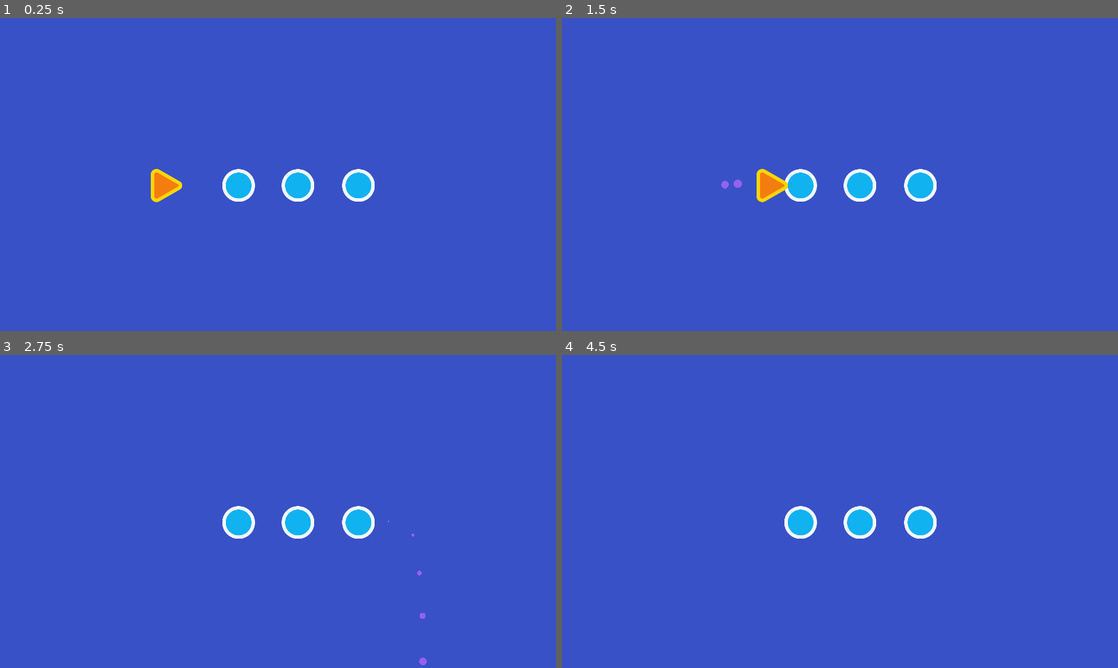
Above: before the commit, frames 1-4 (two rows, left to right).
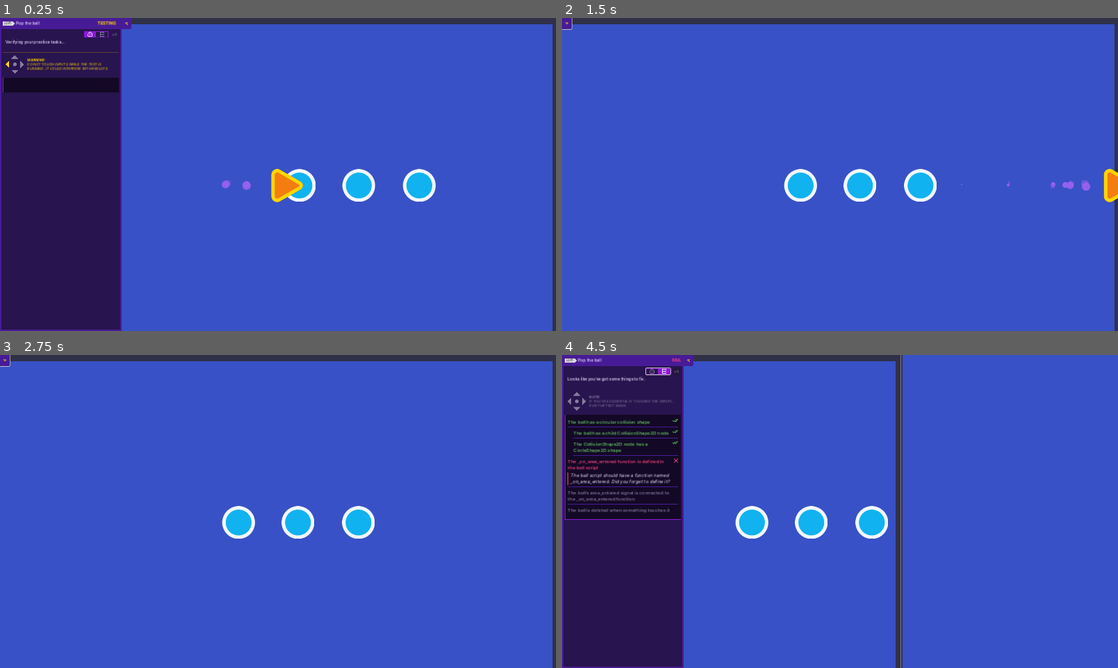
Above: after the commit, the same moments.

Repository: TiffyZeng46/2d-GameDev-Course
Game: Godot game, scene res://practices/L2.P1.pop_the_ball/pop_the_ball.tscn
Two runs of this game, one before a commit and one after it. Both use one fixed random seed, a clock stepped at 60 frames per second and the inputs below. This scene is started directly instead of the project's main scene.
Inputs (mouse positions are in pixels of both pictures, inside the frame that each line leads up to):
- Up to frame 1 (0.25 s): no input
- Up to frame 2 (1.5 s): click (689, 24) at 0.52 s; hold D (move_right) from 1.28 s (still down)
- Up to frame 3 (2.75 s): release D (move_right) at 2.03 s; hold S (move_down) from 2.03 s (still down)
- Up to frame 4 (4.5 s): release S (move_down) at 2.78 s; hold D (move_right) 2.78-3.53 s; tap Enter at 3.5 s; hold W (move_up) 3.53-4.25 s; click (656, 370) at 4.27 s

The runs differ from the first frame. In frame 1, 26% of the frame differs, in the area x 0-100%, y 0-100%; in frame 2, 3.5%; in frame 3, 2.8%; in frame 4, 26%.

Commit message:
L1 and L2 Practice Completed

Diff:
--- /dev/null
+++ b/05.loot_it_all_workbook/lessons/health_pack.gd
@@ -0,0 +1,8 @@
+extends Area2D
+
+
+func _ready() -> void:
+	area_entered.connect(_on_area_entered)
+
+func _on_area_entered(area_that_entered: Area2D) -> void:
+	queue_free()
--- /dev/null
+++ b/05.loot_it_all_workbook/lessons/health_pack.tscn
@@ -0,0 +1,18 @@
+[gd_scene load_steps=4 format=3 uid="uid://caitjnv0qfkvh"]
+
+[ext_resource type="Script" path="res://lessons/health_pack.gd" id="1_tblww"]
+[ext_resource type="Texture2D" uid="uid://dknpi2mq4dhpa" path="res://assets/health_icon.svg" id="2_6b5qh"]
+
+[sub_resource type="CircleShape2D" id="CircleShape2D_c4csl"]
+radius = 25.0799
+
+[node name="HealthPack" type="Area2D"]
+script = ExtResource("1_tblww")
+
+[node name="Sprite2D" type="Sprite2D" parent="."]
+texture = ExtResource("2_6b5qh")
+
+[node name="CollisionShape2D" type="CollisionShape2D" parent="."]
+shape = SubResource("CircleShape2D_c4csl")
+
+[connection signal="area_entered" from="." to="." method="_on_area_entered"]
--- a/05.loot_it_all_workbook/lessons/space_level.tscn
+++ b/05.loot_it_all_workbook/lessons/space_level.tscn
@@ -1,6 +1,6 @@
 [gd_scene load_steps=3 format=3 uid="uid://btkjymc78ap8d"]
 
-[ext_resource type="PackedScene" uid="uid://dmv50krf4bo5r" path="res://lessons_reference/01.your_first_collectible/ship.tscn" id="2_2j1u5"]
+[ext_resource type="PackedScene" uid="uid://dmv50krf4bo5r" path="res://lessons/ship.tscn" id="2_2j1u5"]
 [ext_resource type="PackedScene" uid="uid://bxfevggvxo634" path="res://assets/background/space_background.tscn" id="3_e6xy1"]
 
 [node name="Level" type="Node2D"]
--- a/05.loot_it_all_workbook/practices/L2.P1.pop_the_ball/ball.tscn
+++ b/05.loot_it_all_workbook/practices/L2.P1.pop_the_ball/ball.tscn
@@ -1,10 +1,16 @@
-[gd_scene load_steps=3 format=3]
+[gd_scene load_steps=4 format=3 uid="uid://dq56v8xsxcjev"]
 
 [ext_resource type="Script" path="res://practices/L2.P1.pop_the_ball/ball.gd" id="1_7w7gm"]
-[ext_resource type="Texture2D" path="res://assets/practice_assets/ball.png" id="2_2kkgw"]
+[ext_resource type="Texture2D" uid="uid://cswtclqvybbba" path="res://assets/practice_assets/ball.png" id="2_2kkgw"]
+
+[sub_resource type="CircleShape2D" id="CircleShape2D_ggqnd"]
+radius = 58.8303
 
 [node name="Ball" type="Area2D"]
 script = ExtResource("1_7w7gm")
 
 [node name="Sprite2D" type="Sprite2D" parent="."]
 texture = ExtResource("2_2kkgw")
+
+[node name="CollisionShape2D" type="CollisionShape2D" parent="."]
+shape = SubResource("CircleShape2D_ggqnd")
--- a/05.loot_it_all_workbook/practices/L2.P1.pop_the_ball/pop_the_ball.tscn
+++ b/05.loot_it_all_workbook/practices/L2.P1.pop_the_ball/pop_the_ball.tscn
@@ -1,28 +1,22 @@
-[gd_scene load_steps=5 format=3]
+[gd_scene load_steps=3 format=3 uid="uid://dul6v3l0n2xxs"]
 
-[ext_resource type="PackedScene" path="res://practices/L2.P1.pop_the_ball/ball.tscn" id="1_nyxov"]
-[ext_resource type="Script" path="res://practices/L2.P1.pop_the_ball/ball.gd" id="2_82wsk"]
+[ext_resource type="PackedScene" uid="uid://dq56v8xsxcjev" path="res://practices/L2.P1.pop_the_ball/ball.tscn" id="1_nyxov"]
 [ext_resource type="PackedScene" path="res://practices/L2.P1.pop_the_ball/needle.tscn" id="3_w8ucv"]
-[ext_resource type="Script" path="res://practices/L2.P1.pop_the_ball/needle.gd" id="4_dr85r"]
 
 [node name="PopTheBall" type="Node2D"]
 position = Vector2(960, 540)
 
-[node name="Ball" type="Area2D" parent="." instance=ExtResource("1_nyxov")]
+[node name="Ball" parent="." instance=ExtResource("1_nyxov")]
 position = Vector2(-136, 38)
-script = ExtResource("2_82wsk")
 
-[node name="Ball2" type="Area2D" parent="." instance=ExtResource("1_nyxov")]
+[node name="Ball2" parent="." instance=ExtResource("1_nyxov")]
 position = Vector2(69, 38)
-script = ExtResource("2_82wsk")
 
-[node name="Ball3" type="Area2D" parent="." instance=ExtResource("1_nyxov")]
+[node name="Ball3" parent="." instance=ExtResource("1_nyxov")]
 position = Vector2(278, 38)
-script = ExtResource("2_82wsk")
 
-[node name="Needle" type="Area2D" parent="." instance=ExtResource("3_w8ucv")]
+[node name="Needle" parent="." instance=ExtResource("3_w8ucv")]
 position = Vector2(-399, 38)
-script = ExtResource("4_dr85r")
 
 [node name="ExtraVisuals" type="Node" parent="."]
 
@@ -37,6 +31,12 @@
 anchors_preset = 15
 anchor_right = 1.0
 anchor_bottom = 1.0
+offset_left = -12.0
+offset_top = 22.0
+offset_right = -12.0
+offset_bottom = 22.0
 grow_horizontal = 2
 grow_vertical = 2
 color = Color(0.219608, 0.317647, 0.776471, 1)
+
+[connection signal="area_entered" from="Ball" to="Ball" method="_on_area_entered"]
--- a/05.loot_it_all_workbook/project.godot
+++ b/05.loot_it_all_workbook/project.godot
@@ -1,3 +1,11 @@
+; Engine configuration file.
+; It's best edited using the editor UI and not directly,
+; since the parameters that go here are not all obvious.
+;
+; Format:
+;   [section] ; section goes between []
+;   param=value ; assign values to parameters
+
 config_version=5
 
 [application]
@@ -7,6 +15,10 @@
 config/features=PackedStringArray("4.2", "Forward Plus")
 config/icon="res://icon.png"
 
+[autoload]
+
+Tester="*res://addons/gdquest_practice_framework/tester/ui_test_panel.tscn"
+
 [display]
 
 window/size/viewport_width=1920
@@ -15,6 +27,10 @@
 window/size/window_width_override=1152
 window/size/window_height_override=648
 window/stretch/mode="canvas_items"
+
+[editor_plugins]
+
+enabled=PackedStringArray("res://addons/gdquest_practice_framework/plugin.cfg")
 
 [input]
 
